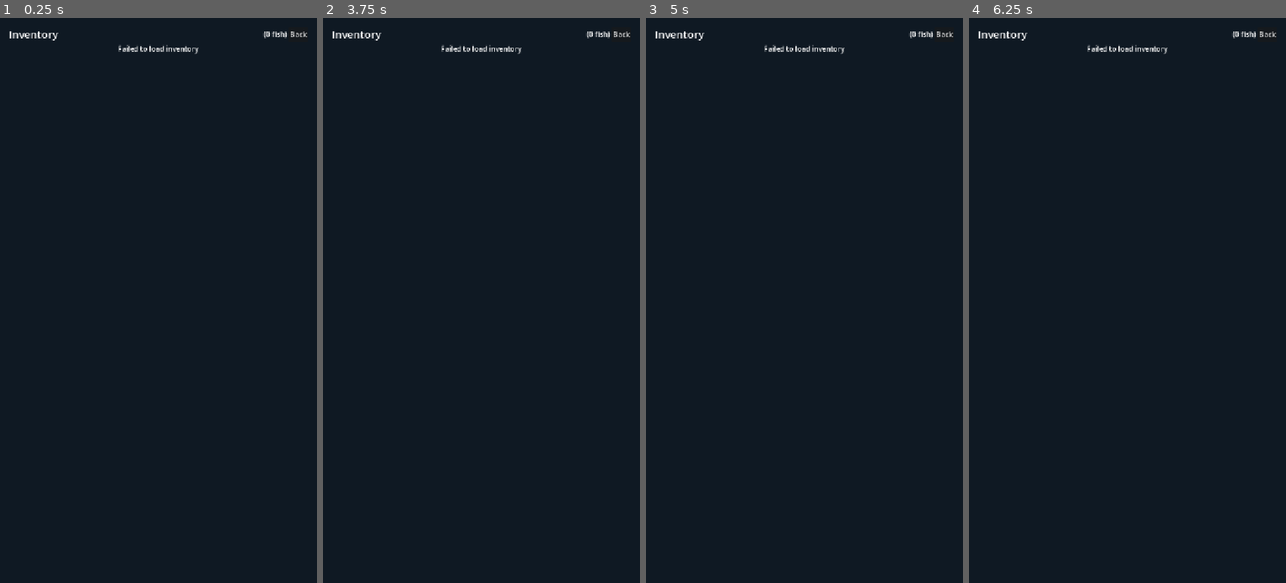
Above: before the commit, frames 1-4 (left to right).
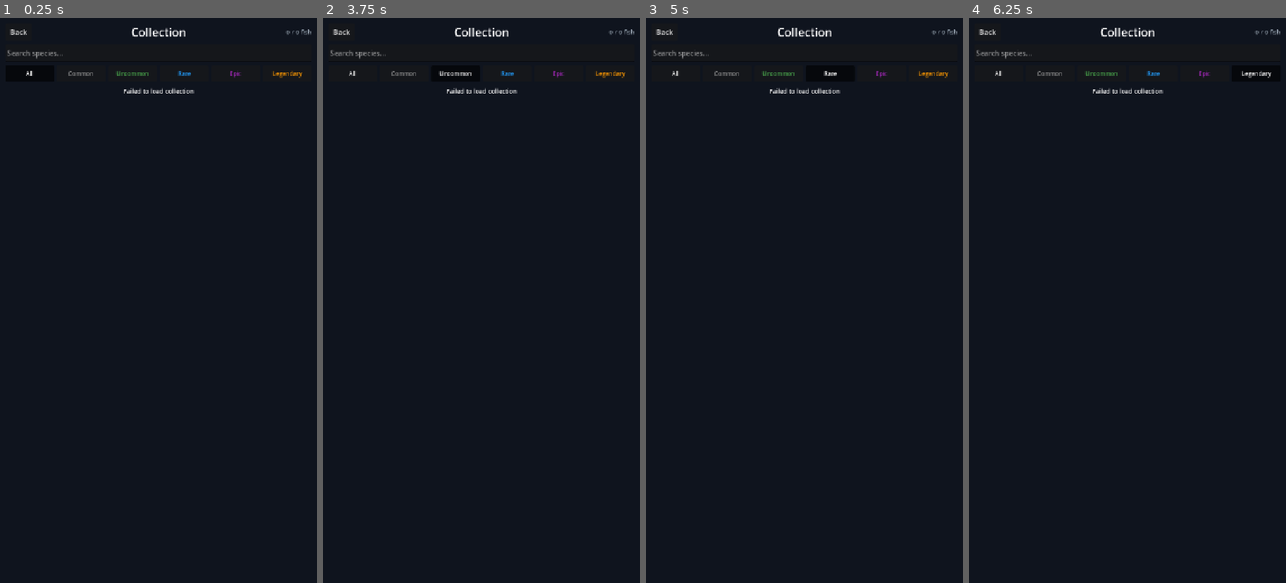
Above: after the commit, the same moments.

Repository: seekermarcel/tacklefish-mvp
Game: Godot game, scene res://scenes/inventory/inventory.tscn
Two runs of this game, one before a commit and one after it. Both use one fixed random seed, a clock stepped at 60 frames per second and the inputs below. This scene is started directly instead of the project's main scene.
Inputs (mouse positions are in pixels of both pictures, inside the frame that each line leads up to):
- Up to frame 1 (0.25 s): no input
- Up to frame 2 (3.75 s): click "Back" at 0.5 s; click (605, 549) at 1.25 s; click (351, 74) at 2 s, where only the run after the commit has a clickable "All"; click (405, 74) at 2.75 s, where only the run after the commit has a clickable "Common"; click (456, 74) at 3.5 s, where only the run after the commit has a clickable "Uncommon"
- Up to frame 3 (5 s): click (829, 74) at 4.25 s, where only the run after the commit has a clickable "Rare"
- Up to frame 4 (6.25 s): click (1203, 74) at 5 s, where only the run after the commit has a clickable "Epic"; click (1257, 74) at 5.75 s, where only the run after the commit has a clickable "Legendary"

The runs differ from the first frame. In frame 1, 1.0% of the frame differs, in the area x 2-99%, y 1-14%; in frame 2, 1.0%; in frame 3, 1.0%; in frame 4, 1.0%.

Commit message:
added inventory gallery view

Diff:
--- a/frontend/scenes/inventory/inventory.tscn
+++ b/frontend/scenes/inventory/inventory.tscn
@@ -18,7 +18,7 @@
 anchor_bottom = 1.0
 grow_horizontal = 2
 grow_vertical = 2
-color = Color(0.059, 0.098, 0.137, 1)
+color = Color(0.059, 0.078, 0.118, 1)
 
 [node name="MarginContainer" type="MarginContainer" parent="."]
 layout_mode = 1
@@ -27,51 +27,81 @@
 anchor_bottom = 1.0
 grow_horizontal = 2
 grow_vertical = 2
-theme_override_constants/margin_left = 20
-theme_override_constants/margin_top = 20
-theme_override_constants/margin_right = 20
-theme_override_constants/margin_bottom = 20
+theme_override_constants/margin_left = 12
+theme_override_constants/margin_top = 12
+theme_override_constants/margin_right = 12
+theme_override_constants/margin_bottom = 12
 
 [node name="VBox" type="VBoxContainer" parent="MarginContainer"]
 layout_mode = 2
+theme_override_constants/separation = 8
 
 [node name="Header" type="HBoxContainer" parent="MarginContainer/VBox"]
 layout_mode = 2
 
+[node name="BackButton" type="Button" parent="MarginContainer/VBox/Header"]
+unique_name_in_owner = true
+layout_mode = 2
+custom_minimum_size = Vector2(60, 40)
+text = "Back"
+
 [node name="TitleLabel" type="Label" parent="MarginContainer/VBox/Header"]
 layout_mode = 2
 size_flags_horizontal = 3
-theme_override_font_sizes/font_size = 24
-text = "Inventory"
+theme_override_font_sizes/font_size = 26
+text = "Collection"
+horizontal_alignment = 1
 
 [node name="CountLabel" type="Label" parent="MarginContainer/VBox/Header"]
 unique_name_in_owner = true
 layout_mode = 2
-theme_override_font_sizes/font_size = 16
-text = "(0 fish)"
+theme_override_font_sizes/font_size = 14
+theme_override_colors/font_color = Color(0.6, 0.65, 0.7, 1)
+text = "0 / 0 fish"
+vertical_alignment = 1
 
-[node name="BackButton" type="Button" parent="MarginContainer/VBox/Header"]
+[node name="SearchInput" type="LineEdit" parent="MarginContainer/VBox"]
 unique_name_in_owner = true
 layout_mode = 2
-text = "Back"
+custom_minimum_size = Vector2(0, 40)
+placeholder_text = "Search species..."
+theme_override_font_sizes/font_size = 16
+
+[node name="FilterScroll" type="ScrollContainer" parent="MarginContainer/VBox"]
+layout_mode = 2
+custom_minimum_size = Vector2(0, 40)
+vertical_scroll_mode = 0
+
+[node name="FilterContainer" type="HBoxContainer" parent="MarginContainer/VBox/FilterScroll"]
+unique_name_in_owner = true
+layout_mode = 2
+size_flags_horizontal = 3
+theme_override_constants/separation = 6
 
 [node name="StatusLabel" type="Label" parent="MarginContainer/VBox"]
 unique_name_in_owner = true
 layout_mode = 2
+theme_override_font_sizes/font_size = 14
 text = ""
 horizontal_alignment = 1
 
 [node name="ScrollContainer" type="ScrollContainer" parent="MarginContainer/VBox"]
 layout_mode = 2
 size_flags_vertical = 3
+horizontal_scroll_mode = 0
 
-[node name="FishList" type="VBoxContainer" parent="MarginContainer/VBox/ScrollContainer"]
+[node name="FishGrid" type="GridContainer" parent="MarginContainer/VBox/ScrollContainer"]
 unique_name_in_owner = true
 layout_mode = 2
 size_flags_horizontal = 3
+size_flags_vertical = 3
+columns = 2
+theme_override_constants/h_separation = 10
+theme_override_constants/v_separation = 10
 
 [node name="LoadMoreButton" type="Button" parent="MarginContainer/VBox"]
 unique_name_in_owner = true
 visible = false
 layout_mode = 2
+custom_minimum_size = Vector2(0, 40)
 text = "Load More"
--- a/frontend/scripts/inventory/inventory.gd
+++ b/frontend/scripts/inventory/inventory.gd
@@ -1,5 +1,5 @@
 extends Control
-## Displays the player's fish collection with pagination.
+## Collection book — displays caught fish as cards with search and filters.
 
 const RARITY_COLORS := {
 	"common": Color(0.62, 0.62, 0.62),
@@ -9,46 +9,125 @@
 	"legendary": Color(1.0, 0.60, 0.0),
 }
 
-const PAGE_SIZE := 20
-
+const RARITY_BG := {
+	"common": Color(0.25, 0.25, 0.25, 0.9),
+	"uncommon": Color(0.12, 0.28, 0.12, 0.9),
+	"rare": Color(0.08, 0.18, 0.35, 0.9),
+	"epic": Color(0.25, 0.08, 0.30, 0.9),
+	"legendary": Color(0.35, 0.22, 0.05, 0.9),
+}
+
+# Placeholder fish shapes — simple colored silhouettes per species.
+const FISH_PLACEHOLDER_COLORS := {
+	"Perch": Color(0.6, 0.75, 0.4),
+	"Carp": Color(0.7, 0.55, 0.3),
+	"Sunfish": Color(1.0, 0.8, 0.2),
+	"Brook Trout": Color(0.5, 0.7, 0.6),
+	"Moonbass": Color(0.4, 0.4, 0.75),
+	"Catfish": Color(0.5, 0.45, 0.4),
+	"Ice Trout": Color(0.6, 0.85, 0.95),
+	"Night Eel": Color(0.2, 0.2, 0.35),
+	"Obsidian Pufferfish": Color(0.15, 0.15, 0.2),
+	"Golden Primeval Perch": Color(1.0, 0.85, 0.3),
+}
+
+const PAGE_SIZE := 50
+
+var all_fish: Array = []
+var filtered_fish: Array = []
 var current_offset: int = 0
 var total_fish: int = 0
-
-@onready var fish_list: VBoxContainer = %FishList
+var active_rarity_filter: String = ""
+var search_query: String = ""
+
+@onready var fish_grid: GridContainer = %FishGrid
 @onready var count_label: Label = %CountLabel
 @onready var load_more_button: Button = %LoadMoreButton
 @onready var back_button: Button = %BackButton
+@onready var search_input: LineEdit = %SearchInput
+@onready var filter_container: HBoxContainer = %FilterContainer
 @onready var status_label: Label = %StatusLabel
 
 func _ready() -> void:
 	back_button.pressed.connect(_on_back)
 	load_more_button.pressed.connect(_load_more)
 	load_more_button.visible = false
-	_load_inventory()
-
-func _load_inventory() -> void:
-	status_label.text = "Loading..."
+	search_input.text_changed.connect(_on_search_changed)
+	_setup_filters()
+	_load_all_fish()
+
+func _setup_filters() -> void:
+	var all_button := _create_filter_button("All", "")
+	all_button.button_pressed = true
+	filter_container.add_child(all_button)
+
+	for rarity in ["common", "uncommon", "rare", "epic", "legendary"]:
+		var button := _create_filter_button(rarity.capitalize(), rarity)
+		filter_container.add_child(button)
+
+func _create_filter_button(label_text: String, rarity: String) -> Button:
+	var button := Button.new()
+	button.text = label_text
+	button.toggle_mode = true
+	button.custom_minimum_size = Vector2(0, 36)
+	button.size_flags_horizontal = Control.SIZE_EXPAND_FILL
+
+	if rarity != "":
+		var color: Color = RARITY_COLORS.get(rarity, Color.WHITE)
+		button.add_theme_color_override("font_color", color)
+		button.add_theme_color_override("font_pressed_color", Color.WHITE)
+		button.add_theme_font_size_override("font_size", 13)
+	else:
+		button.add_theme_font_size_override("font_size", 13)
+
+	button.pressed.connect(func(): _on_filter_pressed(rarity, button))
+	return button
+
+func _on_filter_pressed(rarity: String, pressed_button: Button) -> void:
+	active_rarity_filter = rarity
+	# Unpress all other filter buttons.
+	for child in filter_container.get_children():
+		if child is Button and child != pressed_button:
+			child.button_pressed = false
+	pressed_button.button_pressed = true
+	_apply_filters()
+
+func _on_search_changed(new_text: String) -> void:
+	search_query = new_text.strip_edges().to_lower()
+	_apply_filters()
+
+func _apply_filters() -> void:
+	filtered_fish.clear()
+	for fish_data in all_fish:
+		var species: String = fish_data.get("species", "")
+		var rarity: String = fish_data.get("rarity", "")
+
+		if active_rarity_filter != "" and rarity != active_rarity_filter:
+			continue
+		if search_query != "" and species.to_lower().find(search_query) == -1:
+			continue
+
+		filtered_fish.append(fish_data)
+
+	_rebuild_grid()
+
+func _load_all_fish() -> void:
+	status_label.text = "Loading collection..."
+	all_fish.clear()
 	current_offset = 0
-
-	# Clear existing entries.
-	for child in fish_list.get_children():
-		child.queue_free()
 
 	var result := await Network.get_inventory(PAGE_SIZE, 0)
 	if result.status != 200:
-		status_label.text = "Failed to load inventory"
+		status_label.text = "Failed to load collection"
 		return
 
 	var data: Dictionary = result.data
 	total_fish = data.get("total", 0)
-	count_label.text = "(%d fish)" % total_fish
+	all_fish = data.get("fish", [])
+	current_offset = all_fish.size()
 	status_label.text = ""
 
-	var fish_array: Array = data.get("fish", [])
-	for fish_data in fish_array:
-		_add_fish_entry(fish_data)
-
-	current_offset = fish_array.size()
+	_apply_filters()
 	load_more_button.visible = current_offset < total_fish
 
 func _load_more() -> void:
@@ -58,38 +137,138 @@
 
 	var data: Dictionary = result.data
 	var fish_array: Array = data.get("fish", [])
-	for fish_data in fish_array:
-		_add_fish_entry(fish_data)
-
+	all_fish.append_array(fish_array)
 	current_offset += fish_array.size()
 	load_more_button.visible = current_offset < total_fish
 
-func _add_fish_entry(data: Dictionary) -> void:
-	var entry := PanelContainer.new()
-	var hbox := HBoxContainer.new()
-	entry.add_child(hbox)
-
+	_apply_filters()
+
+func _rebuild_grid() -> void:
+	for child in fish_grid.get_children():
+		child.queue_free()
+
+	count_label.text = "%d / %d fish" % [filtered_fish.size(), total_fish]
+
+	for fish_data in filtered_fish:
+		fish_grid.add_child(_create_fish_card(fish_data))
+
+func _create_fish_card(data: Dictionary) -> PanelContainer:
 	var rarity: String = data.get("rarity", "common")
+	var species: String = data.get("species", "Unknown")
 	var rarity_color: Color = RARITY_COLORS.get(rarity, RARITY_COLORS["common"])
-
+	var bg_color: Color = RARITY_BG.get(rarity, RARITY_BG["common"])
+
+	# Card container.
+	var card := PanelContainer.new()
+	card.size_flags_horizontal = Control.SIZE_EXPAND_FILL
+
+	var style := StyleBoxFlat.new()
+	style.bg_color = bg_color
+	style.corner_radius_top_left = 8
+	style.corner_radius_top_right = 8
+	style.corner_radius_bottom_left = 8
+	style.corner_radius_bottom_right = 8
+	style.border_width_left = 2
+	style.border_width_right = 2
+	style.border_width_top = 2
+	style.border_width_bottom = 2
+	style.border_color = rarity_color
+	style.content_margin_left = 8
+	style.content_margin_right = 8
+	style.content_margin_top = 8
+	style.content_margin_bottom = 8
+	card.add_theme_stylebox_override("panel", style)
+
+	var vbox := VBoxContainer.new()
+	vbox.alignment = BoxContainer.ALIGNMENT_CENTER
+	card.add_child(vbox)
+
+	# Placeholder fish sprite.
+	var sprite_container := CenterContainer.new()
+	sprite_container.custom_minimum_size = Vector2(0, 80)
+	vbox.add_child(sprite_container)
+
+	var fish_sprite := ColorRect.new()
+	var fish_color: Color = FISH_PLACEHOLDER_COLORS.get(species, Color(0.5, 0.5, 0.5))
+
+	# Apply color variant tint.
+	var color_variant: String = data.get("color_variant", "normal")
+	match color_variant:
+		"albino":
+			fish_color = fish_color.lightened(0.6)
+		"melanistic":
+			fish_color = fish_color.darkened(0.6)
+		"rainbow":
+			fish_color = Color(0.9, 0.5, 0.8)
+		"neon":
+			fish_color = fish_color.lightened(0.3)
+			fish_color.s = 1.0
+
+	# Size based on size_variant.
+	var base_size := 40.0
+	var size_variant: String = data.get("size_variant", "normal")
+	match size_variant:
+		"mini":
+			base_size = 28.0
+		"large":
+			base_size = 52.0
+		"giant":
+			base_size = 64.0
+
+	fish_sprite.color = fish_color
+	fish_sprite.custom_minimum_size = Vector2(base_size * 1.6, base_size)
+	# Round the placeholder a bit using a clip.
+	sprite_container.add_child(fish_sprite)
+
+	# Species name.
 	var name_label := Label.new()
-	name_label.text = data.get("species", "Unknown")
+	name_label.text = species
 	name_label.add_theme_color_override("font_color", rarity_color)
-	name_label.size_flags_horizontal = Control.SIZE_EXPAND_FILL
-	hbox.add_child(name_label)
-
+	name_label.add_theme_font_size_override("font_size", 14)
+	name_label.horizontal_alignment = HORIZONTAL_ALIGNMENT_CENTER
+	name_label.autowrap_mode = TextServer.AUTOWRAP_WORD
+	vbox.add_child(name_label)
+
+	# Edition number.
 	var edition_label := Label.new()
-	edition_label.text = "#%d/%d" % [data.get("edition_number", 0), data.get("edition_size", 0)]
-	hbox.add_child(edition_label)
-
-	var traits_label := Label.new()
-	traits_label.text = "%s %s" % [
-		data.get("size_variant", ""),
-		data.get("color_variant", ""),
-	]
-	hbox.add_child(traits_label)
-
-	fish_list.add_child(entry)
+	edition_label.text = "#%d / %d" % [data.get("edition_number", 0), data.get("edition_size", 0)]
+	edition_label.add_theme_color_override("font_color", Color(0.85, 0.85, 0.85))
+	edition_label.add_theme_font_size_override("font_size", 12)
+	edition_label.horizontal_alignment = HORIZONTAL_ALIGNMENT_CENTER
+	vbox.add_child(edition_label)
+
+	# Rarity badge.
+	var rarity_label := Label.new()
+	rarity_label.text = rarity.to_upper()
+	rarity_label.add_theme_color_override("font_color", rarity_color)
+	rarity_label.add_theme_font_size_override("font_size", 10)
+	rarity_label.horizontal_alignment = HORIZONTAL_ALIGNMENT_CENTER
+	vbox.add_child(rarity_label)
+
+	# Traits row.
+	var traits_hbox := HBoxContainer.new()
+	traits_hbox.alignment = BoxContainer.ALIGNMENT_CENTER
+	vbox.add_child(traits_hbox)
+
+	var size_label := Label.new()
+	size_label.text = size_variant.capitalize()
+	size_label.add_theme_font_size_override("font_size", 10)
+	size_label.add_theme_color_override("font_color", Color(0.7, 0.7, 0.7))
+	traits_hbox.add_child(size_label)
+
+	var sep := Label.new()
+	sep.text = " | "
+	sep.add_theme_font_size_override("font_size", 10)
+	sep.add_theme_color_override("font_color", Color(0.4, 0.4, 0.4))
+	traits_hbox.add_child(sep)
+
+	var color_label := Label.new()
+	color_label.text = color_variant.capitalize()
+	color_label.add_theme_font_size_override("font_size", 10)
+	color_label.add_theme_color_override("font_color", Color(0.7, 0.7, 0.7))
+	traits_hbox.add_child(color_label)
+
+	return card
 
 func _on_back() -> void:
 	get_tree().change_scene_to_file("res://scenes/fishing/fishing.tscn")
